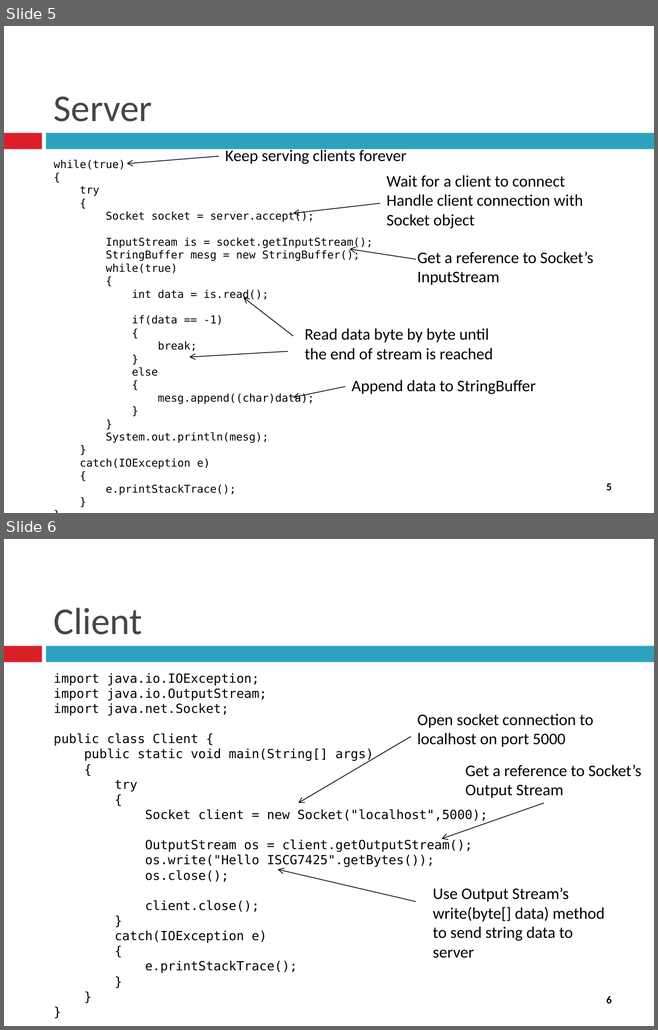
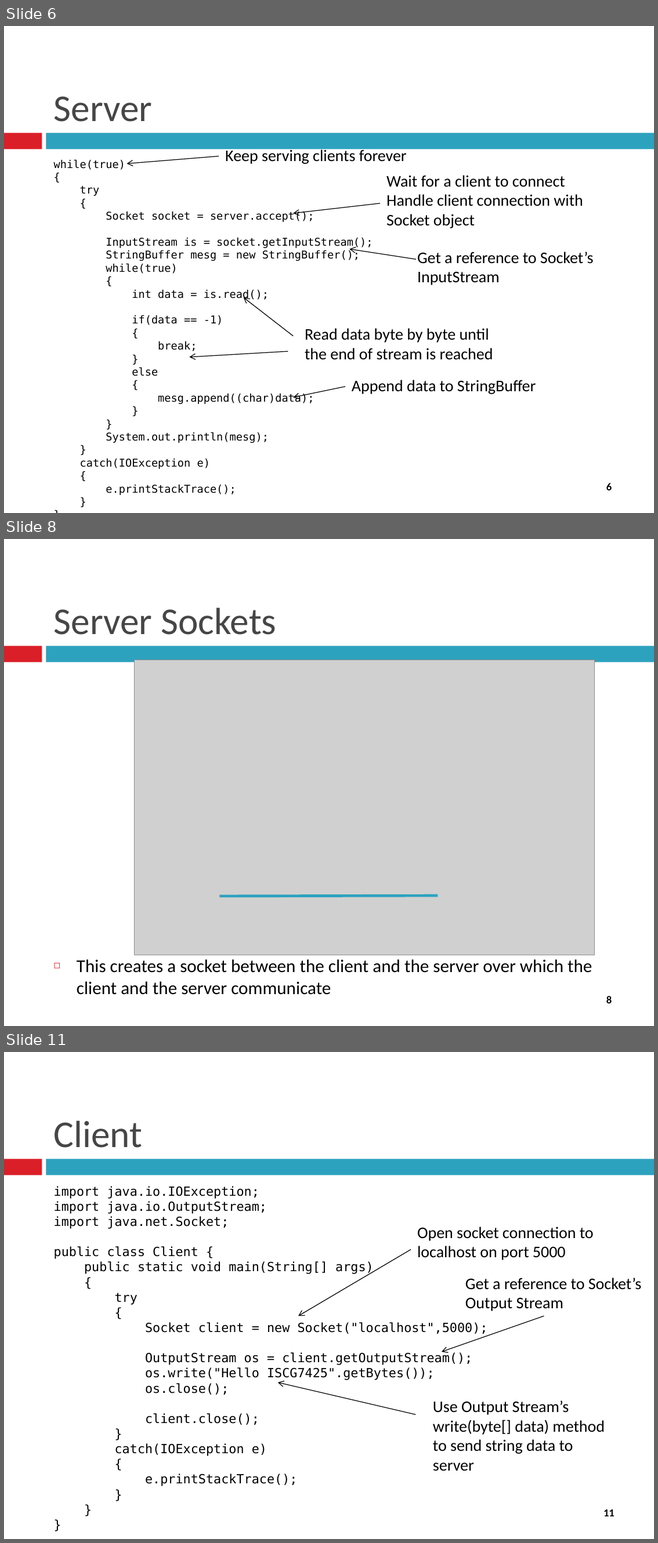
Before and after one commit to gareththomasnz/JAVAEE_Asst2, a slide deck: Documents/Week 5/Socket Programming.pptx. Shown one above the other, each under a label of ours: slides 5 and 6 before the commit, slides 6, 8 and 11 after it; the slides between them are not shown. The pictures are 658x1030 and 658x1543 pixels, drawn with LibreOffice and Linux fonts; fonts in the diff are those of the drawing; grey boxes stand for pictures. Boxes give left, top, right and bottom in pixels: in the first picture for what was removed or moved away, otherwise in the second. Text is boxed around its words. In the diff, an @@ line names an element or a change of style, - is before the commit and + after.

```diff
--- a/Documents/Week 5/Socket Programming.pptx
+++ b/Documents/Week 5/Socket Programming.pptx
@@ slide 8 added at box(4, 539, 654, 1026), background #FFFFFF; not listed: 3 template elements that a slide beside it also shows @@
@@ title added at box(54, 607, 276, 635), 42 pt, text #464646 @@
+Server Sockets
@@ picture added at box(134, 660, 594, 955) @@
@@ line added from (220, 896) to (437, 896), #2DA2BF 3 pt @@
@@ text added at box(76, 959, 592, 995), 20 pt, text #000000 @@
+◻ This creates a socket between the client and the server over which the client and the server communicate
@@ what was slide 5 is now slide 6 @@
@@ page number at box(606, 483, 611, 491): text changed @@
-5
+6
@@ what was slide 6 is now slide 11 @@
@@ page number at box(603, 1510, 614, 1517): text changed @@
-6
+11
```
Also in this commit, not shown: 1 slide changed, 6 other slides added, 20 other files.
